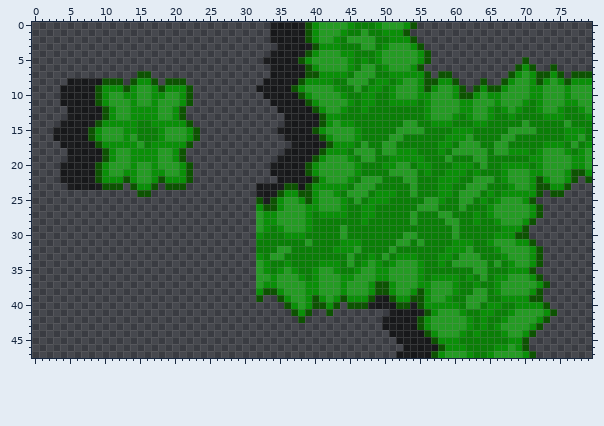
Pixel-art file: Assets/Arts/TileMap_TileRule/Land/ForestTile.aseprite. Above is the file before it was changed.
80x48 pixels, 1 frame.
And afterwards:
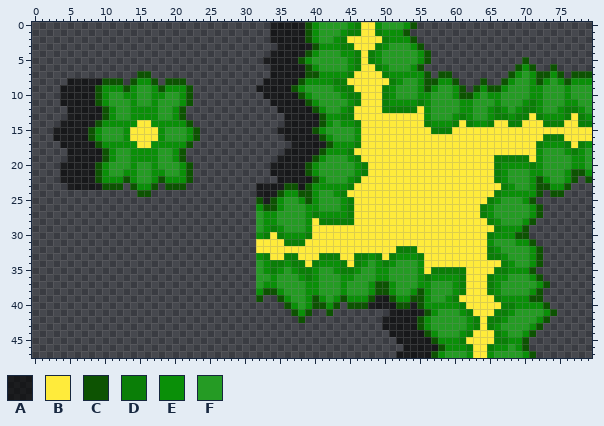
Palette (. is transparent): A #00000099  B #ffeb3b  C #0d5302  D #0a7e07  E #0a8f08  F #259b24
Diff:
layer "Layer 2" now hidden
Changed rows in their new state; - is an unchanged pixel.
first column x 14:
 0 ---------------------------------BB-------------------------------
 1 ---------------------------------BB-------------------------------
 2 -------------------------------BBBBB------------------------------
 3 --------------------------------BBB-------------------------------
 4 ---------------------------------B--------------------------------
 5 ---------------------------------B--------------------------------
 6 ---------------------------------BB-------------------------------
 7 --------------------------------BBBB------------------------------
 8 -------------------------------BBBBBB-----------------------------
 9 --------------------------------BBBB------------------------------
10 ---------------------------------BBB------------------------------
11 ---------------------------------BBB------------------------------
12 --------------------------------BBBB-----B------------------------
13 --------------------------------BBBBBBBBBB---------------B-----B--
14 -BB------------------------------BBBBBBBBB-----B----BB--BBB---BB--
15 BBBB-----------------------------BBBBBBBBBB---BBBBBBBBBBBBBBBBBBBB
16 BBBB-----------------------------BBBBBBBBBBBBBBBBBBBBBBBBBB---BBBB
17 -BB------------------------------BBBBBBBBBBBBBBBBBBBBBBBBB-----B--
18 --------------------------------BBBBBBBBBBBBBBBBBBBBBBBBBB--------
19 ---------------------------------BBBBBBBBBBBBBBBBBBB-----B--------
20 ----------------------------------BBBBBBBBBBBBBBBBBB--------------
21 ----------------------------------BBBBBBBBBBBBBBBBBB--------------
22 ---------------------------------BBBBBBBBBBBBBBBBBBB--------------
23 --------------------------------BBBBBBBBBBBBBBBBBBBBB-------------
24 -------------------------------BBBBBBBBBBBBBBBBBBBBB--------------
25 --------------------------------BBBBBBBBBBBBBBBBBBB---------------
26 --------------------------------BBBBBBBBBBBBBBBBBB----------------
27 --------------------------------BBBBBBBBBBBBBBBBBB----------------
28 --------------------------B-----BBBBBBBBBBBBBBBBBBB---------------
29 --------------------------BBBBBBBBBBBBBBBBBBBBBBBBBB--------------
30 --------------------B-----BBBBBBBBBBBBBBBBBBBBBBBBB---------------
31 ------------------BBBB---BBBBBBBBBBBBBBBBBBBBBBBBBB---------------
32 ------------------BBBBBBBBBBBBBBBBBBBB---BBBBBBBBBB---------------
33 --------------------BB--BBB---BB----B-----BBBBBBBBB---------------
34 -------------------------B-----B----------BBBBBBBBBBB-------------
35 ------------------------------------------B-----BBBB--------------
36 ------------------------------------------------BBB---------------
37 ------------------------------------------------BBB---------------
38 ------------------------------------------------BBB---------------
39 -----------------------------------------------BBBBB--------------
40 ------------------------------------------------BBBBB-------------
41 -------------------------------------------------BBB--------------
42 --------------------------------------------------B---------------
43 --------------------------------------------------B---------------
44 -------------------------------------------------BBB--------------
45 ------------------------------------------------BBBB--------------
46 -------------------------------------------------BB---------------
47 -------------------------------------------------BB---------------
Boxes around the changes in both pictures, in picture pixels (x1, y1, x2, y2):
changed: (256, 22, 592, 358)
changed: (130, 120, 158, 148)
